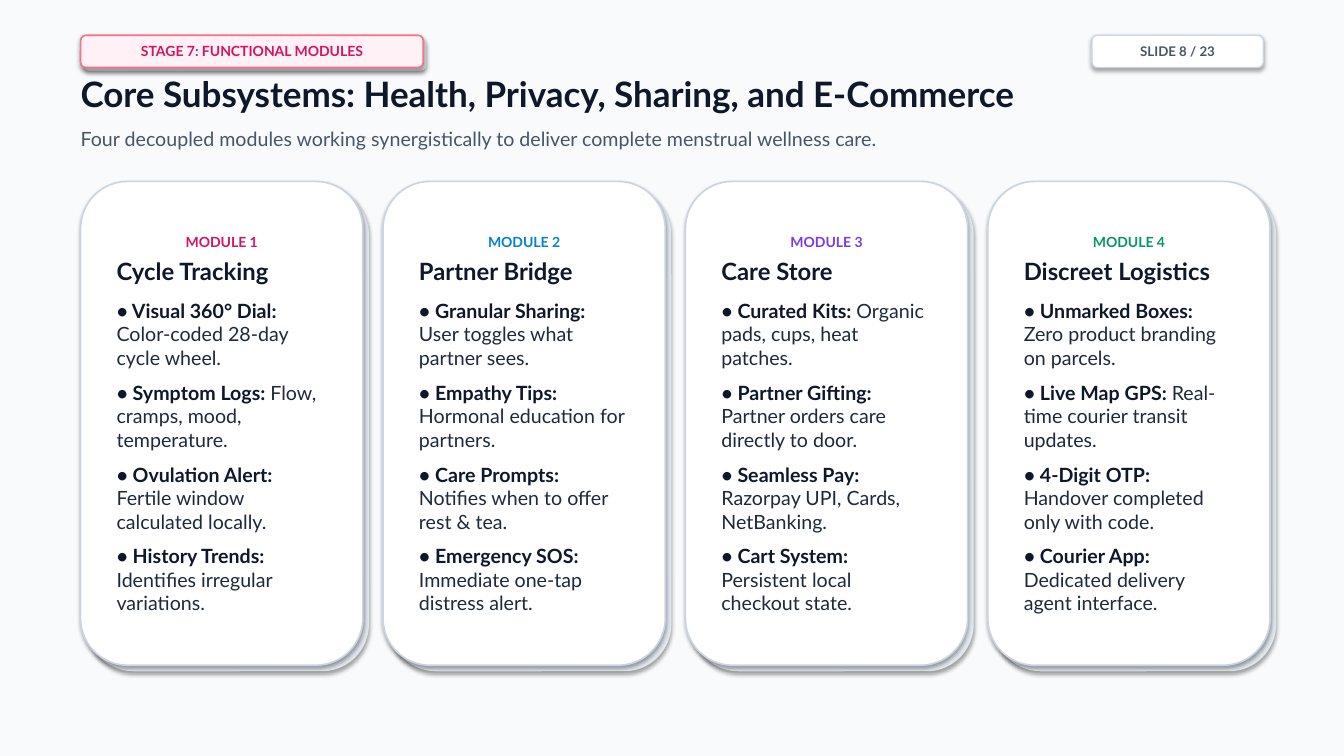
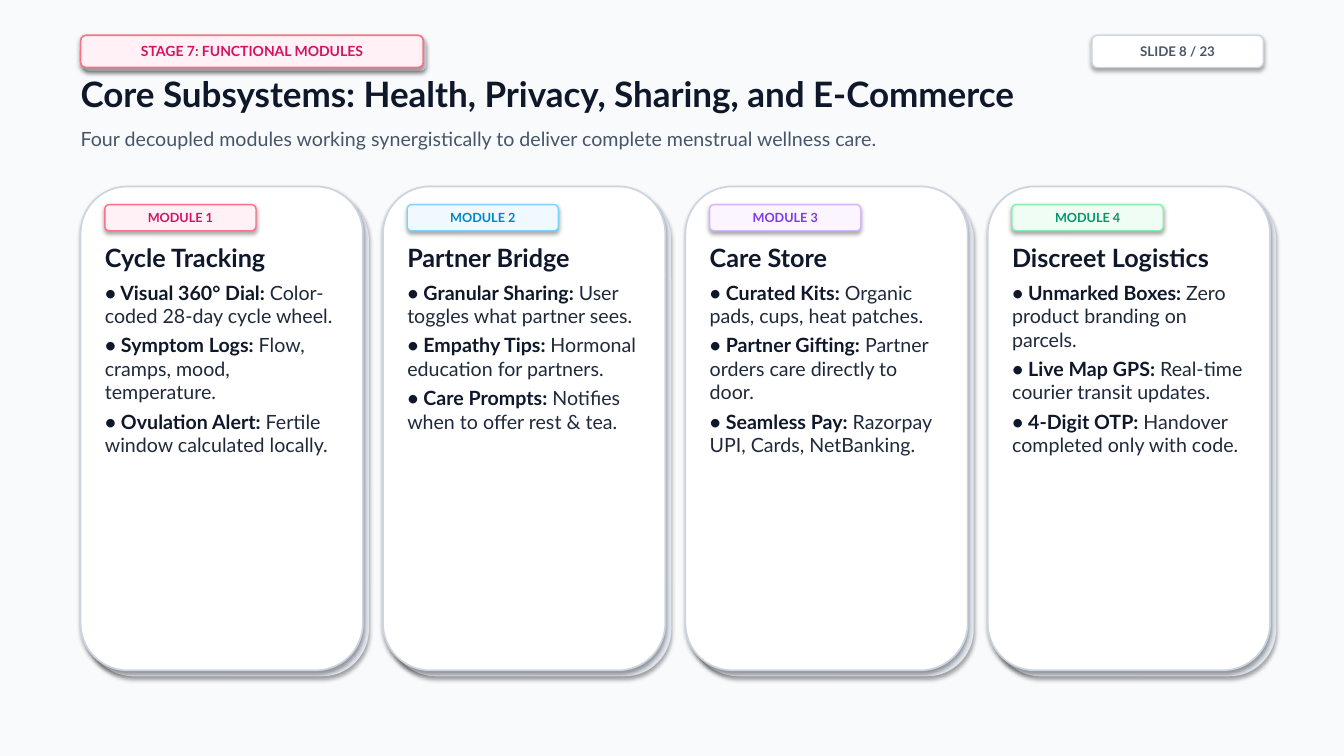
Before and after one commit to cyclecarehelpcenter-sudo/CycleCare, a slide deck: slide 8 of CycleCare_Project_Presentation.pptx. Drawn at 1344x756 pixels with LibreOffice and Linux fonts; fonts in the diff are those of the drawing. Boxes give left, top, right and bottom in pixels: in the first picture for what was removed or moved away, otherwise in the second. Text is boxed around its words. In the diff, an @@ line names an element or a change of style, - is before the commit and + after.

```diff
--- a/CycleCare_Project_Presentation.pptx
+++ b/CycleCare_Project_Presentation.pptx
@@ rounded rectangle added at (105, 205, 256, 231), fill #FFF1F5, outline #FB7185 1 pt, 9 pt, text #D41463, bold @@
+MODULE 1
@@ rounded rectangle: place and size @@
-rounded rectangle at (389, 188, 671, 671)
+rounded rectangle at (383, 187, 665, 670)
@@ rounded rectangle at (383, 187, 665, 670): fill #E2E8F0 to #FFFFFF; outline none to #CBD5E1 1.2 pt @@
@@ rounded rectangle: place and size @@
-rounded rectangle at (692, 188, 974, 671)
+rounded rectangle at (389, 193, 671, 677)
@@ rounded rectangle added at (407, 205, 559, 231), fill #F0F9FF, outline #7DD3FC 1 pt, 9 pt, text #0284C7, bold @@
+MODULE 2
@@ rounded rectangle added at (686, 187, 968, 670), fill #FFFFFF, outline #CBD5E1 1.2 pt @@
@@ rounded rectangle added at (692, 193, 974, 677), fill #E2E8F0 @@
@@ rounded rectangle added at (710, 205, 861, 231), fill #FAF5FF, outline #D8B4FE 1 pt, 9 pt, text #7C3AED, bold @@
+MODULE 3
@@ rounded rectangle added at (988, 187, 1270, 670), fill #FFFFFF, outline #CBD5E1 1.2 pt @@
@@ 3 rounded rectangles: place and size @@
-3 rounded rectangles at (81, 181, 1276, 671)
+3 rounded rectangles at (81, 187, 1276, 677)
@@ rounded rectangle added at (1012, 205, 1164, 231), fill #F0FDF4, outline #86EFAC 1 pt, 9 pt, text #059669, bold @@
+MODULE 4
@@ text in rounded rectangle at (117, 236, 316, 610): text removed @@
-MODULE 1
-Cycle Tracking
-• Visual 360° Dial: Color-coded 28-day cycle wheel.
-• Symptom Logs: Flow, cramps, mood, temperature.
-• Ovulation Alert: Fertile window calculated locally.
-• History Trends: Identifies irregular variations.
@@ text at (488, 236, 560, 247): paragraph removed @@
-MODULE 2
@@ text at (790, 237, 863, 247): paragraph removed @@
-MODULE 3
@@ text at (1093, 236, 1165, 247): paragraph removed @@
-MODULE 4
@@ text added at (105, 248, 332, 456), 14 pt, text #1E293B @@
+Cycle Tracking
+• Visual 360° Dial: Color-coded 28-day cycle wheel.
+• Symptom Logs: Flow, cramps, mood, temperature.
+• Ovulation Alert: Fertile window calculated locally.
@@ text "Partner Bridge": place and size @@
-text "Partner Bridge" at (383, 181, 665, 665)
+text "Partner Bridge" at (407, 248, 636, 429)
@@ text "Partner Bridge" at (407, 248, 636, 429): size 17 to 18 pt in "Partner Bridge"; less space between paragraphs; vertical alignment middle to top; fill #FFFFFF to none; outline #CBD5E1 1.2 pt to none; shadow off @@
@@ text "Care Store": place and size @@
-text "Care Store" at (686, 181, 968, 665)
+text "Care Store" at (710, 248, 932, 456)
@@ text "Care Store" at (710, 248, 932, 456): size 17 to 18 pt in "Care Store"; less space between paragraphs; vertical alignment middle to top; fill #FFFFFF to none; outline #CBD5E1 1.2 pt to none; shadow off @@
@@ text "Discreet Logistics": place and size @@
-text "Discreet Logistics" at (988, 181, 1270, 665)
+text "Discreet Logistics" at (1012, 248, 1242, 456)
@@ text "Discreet Logistics" at (1012, 248, 1242, 456): size 17 to 18 pt in "Discreet Logistics"; less space between paragraphs; vertical alignment middle to top; fill #FFFFFF to none; outline #CBD5E1 1.2 pt to none; shadow off @@
@@ text at (419, 548, 582, 610): paragraph removed @@
-• Emergency SOS: Immediate one-tap distress alert.
@@ text at (721, 548, 852, 610): paragraph removed @@
-• Cart System: Persistent local checkout state.
@@ text at (1024, 548, 1185, 614): paragraph removed @@
-• Courier App: Dedicated delivery agent interface.
```
Also in this commit, not shown: 22 other slides changed, 32 other files.
